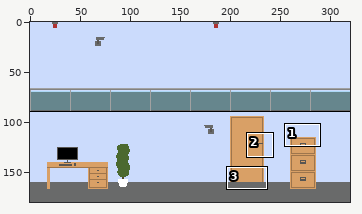
Two versions of one pixel-art file, raw/game_bg.ase. Above: a wide view before the commit, with the close-up outlined.
Close-up. The starting point:
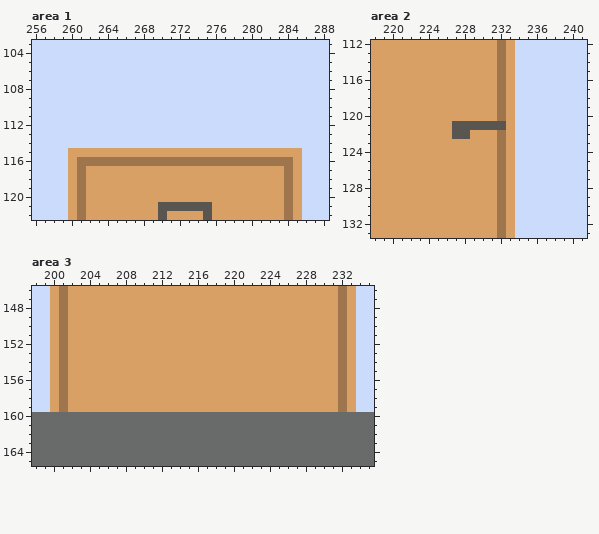
320x180 pixels, 1 frame. Shown: area 1: x 256..288, y 103..122; area 2: x 218..241, y 112..133; area 3: x 198..235, y 146..165. The commit also changed other parts of the picture, which this record leaves out.
New version:
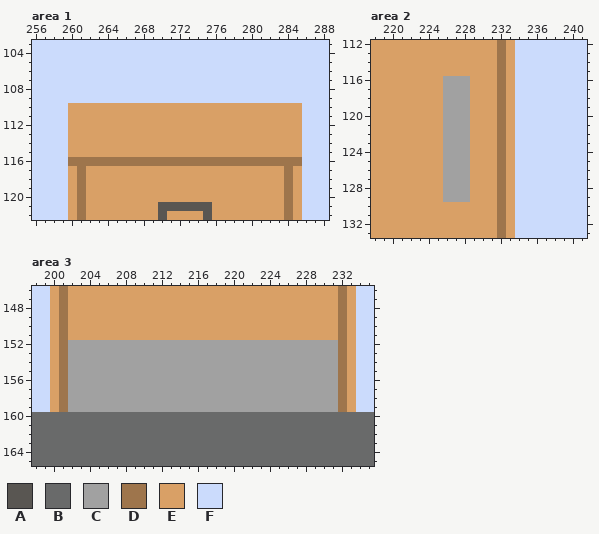
Palette (. is transparent): A #595652  B #696a6a  C #a1a1a1  D #9e754c  E #d9a066  F #cbdbfc
The exact change:
Changed rows in their new state; - is an unchanged pixel.
Area 1, layer "filing cabinet":
first column x 260:
110 EEEEEEEEEEEEEEEEEEEEEEEEEE
111 EEEEEEEEEEEEEEEEEEEEEEEEEE
112 EEEEEEEEEEEEEEEEEEEEEEEEEE
113 EEEEEEEEEEEEEEEEEEEEEEEEEE
114 EEEEEEEEEEEEEEEEEEEEEEEEEE
116 D------------------------D
Area 2, layer "door":
first column x 226:
116 CCC----
117 CCC----
118 CCC----
119 CCC----
120 CCC----
121 CCCEEED
122 CCC----
123 CCC----
124 CCC----
125 CCC----
126 CCC----
127 CCC----
128 CCC----
129 CCC----
Area 3, layer "door":
first column x 202:
152 CCCCCCCCCCCCCCCCCCCCCCCCCCCCCC
153 CCCCCCCCCCCCCCCCCCCCCCCCCCCCCC
154 CCCCCCCCCCCCCCCCCCCCCCCCCCCCCC
155 CCCCCCCCCCCCCCCCCCCCCCCCCCCCCC
156 CCCCCCCCCCCCCCCCCCCCCCCCCCCCCC
157 CCCCCCCCCCCCCCCCCCCCCCCCCCCCCC
158 CCCCCCCCCCCCCCCCCCCCCCCCCCCCCC
159 CCCCCCCCCCCCCCCCCCCCCCCCCCCCCC
Boxes around the changes in both close-ups, in picture pixels (x1, y1, x2, y2):
changed: (68, 103, 302, 166)
changed: (443, 76, 506, 202)
changed: (68, 340, 338, 412)
